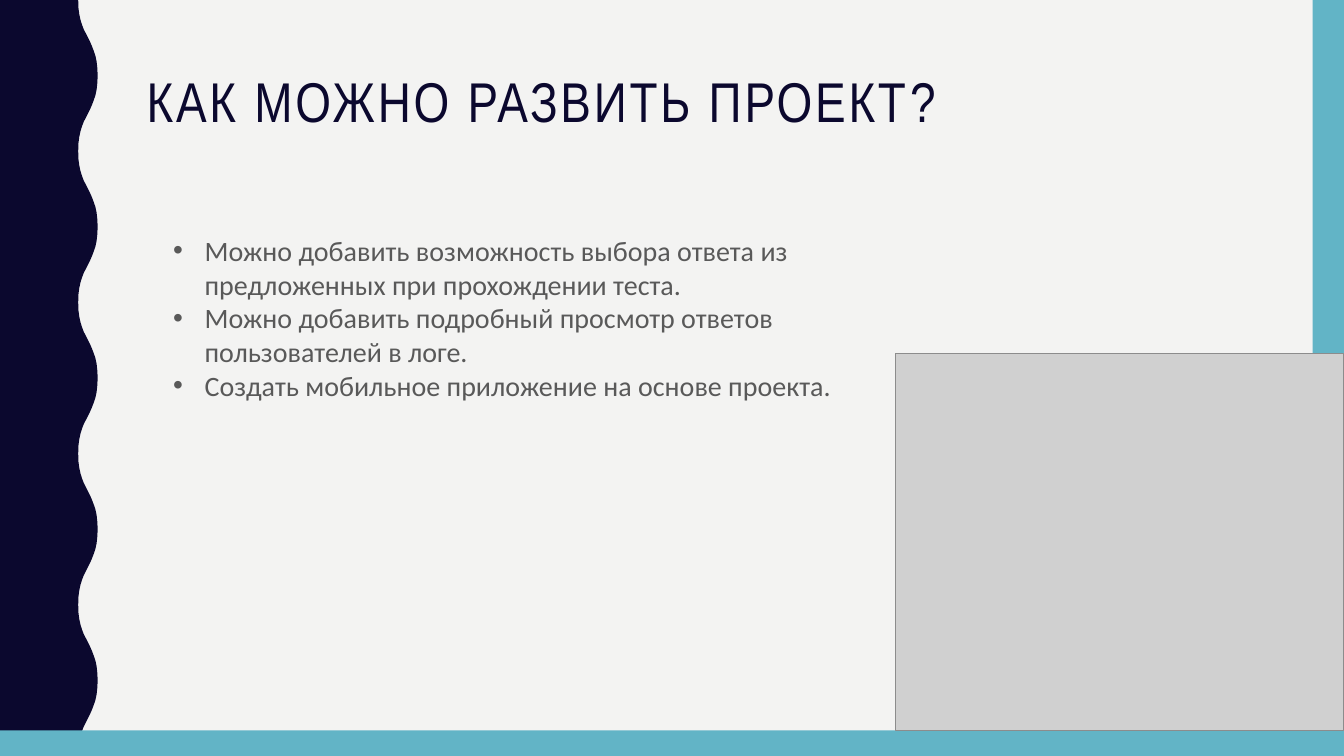
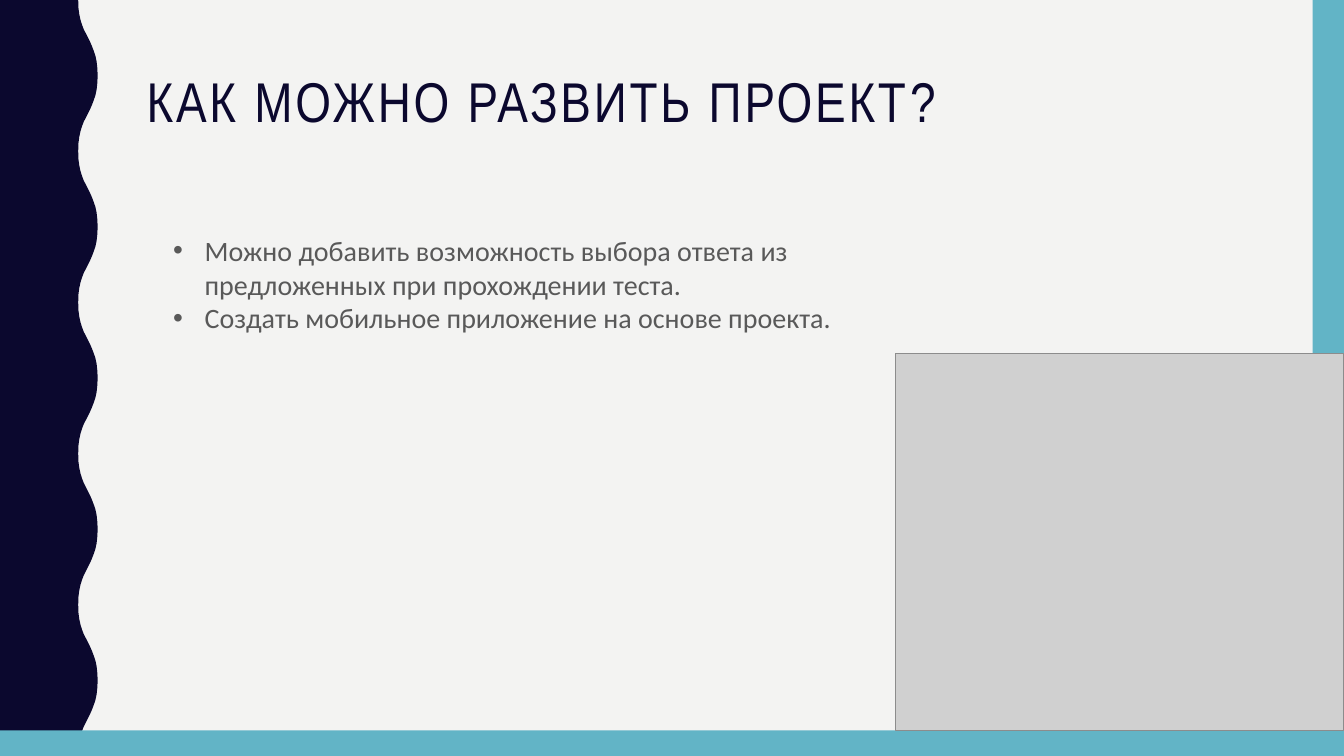
Before and after one commit to Jerrainee/TestSystem2.0, a slide deck: slide 4 of documentation/Презентация к проекту.pptx. Drawn at 1344x756 pixels with LibreOffice and Linux fonts; fonts in the diff are those of the drawing; grey boxes stand for pictures. Boxes give left, top, right and bottom in pixels: in the first picture for what was removed or moved away, otherwise in the second. Text is boxed around its words. In the diff, an @@ line names an element or a change of style, - is before the commit and + after.

```diff
--- a/documentation/Презентация к проекту.pptx
+++ b/documentation/Презентация к проекту.pptx
@@ text at [205, 309, 773, 362]: paragraph removed @@
-• Можно добавить подробный просмотр ответов пользователей в логе.
```
Also in this commit, not shown: 4 other files.
